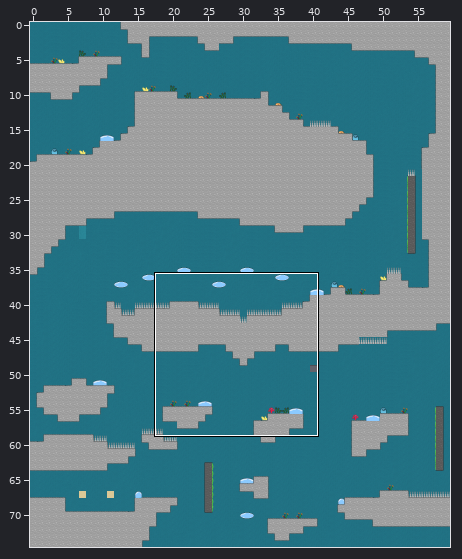
An edit to a level. Tiled map, maps/segunda_fase.tmx. The first picture is a wide view before the edit; the outline marks the close-up.
Close-up. Before the commit:
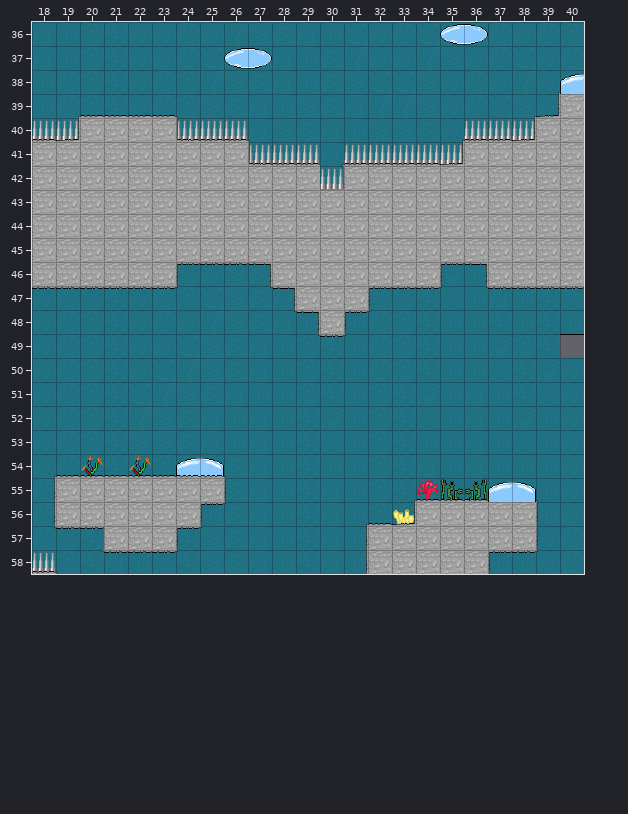
Cells are 32x32 px. Shown: x 18..40, y 36..58. The commit also changed other parts of the map, which this record leaves out.
New version:
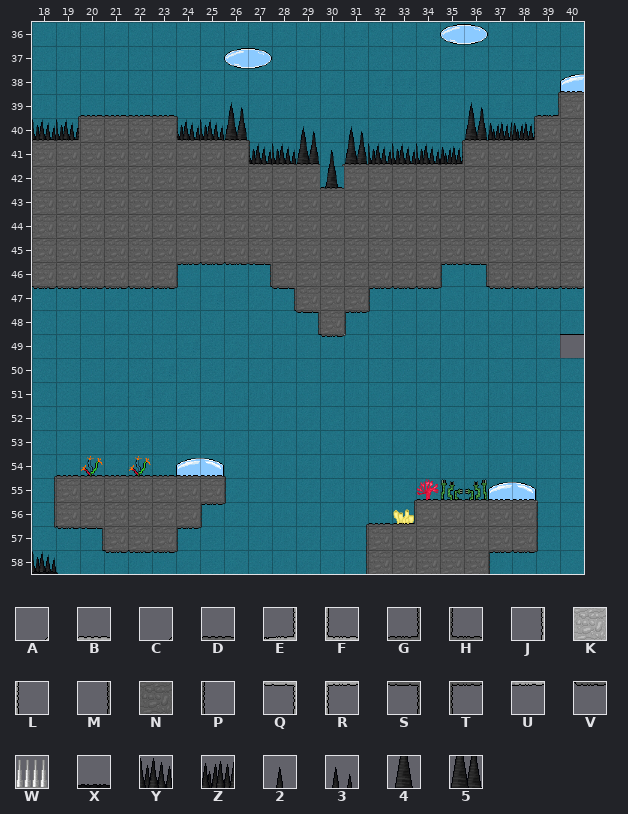
Key: from "Tiles_Fase1": A 1, B 2, C 6, D 7, E 11, F 13, G 16, H 18, J 20, K 22, L 24, M 25, N 27, P 29, Q 31, R 33, S 36, T 38, U 42, V 47, W 86; from "fase2_tilesset": X 2, Y 75, Z 76, 2 85, 3 86, 4 95, 5 96.
_ is an empty cell.
From old to new:
Layer "blocos":
y 39: x 26 _ -> 3; x 36 _ -> 3
y 40: x 18..19 WW -> YY; x 24..26 WWW -> YY5; x 29 _ -> 3; x 31 _ -> 3; x 36..38 WWW -> 5ZZ
y 41: x 27..35 WWW_WWWWW -> YY525YYYZ
y 42: x 30 W -> 4
y 58: x 18 W -> Y
Layer "floor":
y 38: x 40 _ -> D
y 39: x 20..23 BBBB -> DDDD; x 39..40 EK -> GN
y 40: x 18..26 BEKKKKFBB -> DGNNNNHDD; x 36..40 BBEKK -> DDGNN
y 41: x 18..40 KKKKKKKKKFBBABBBBEKKKKK -> NNNNNNNNNHDDCDDDDGNNNNN
y 42: x 18..40 KKKKKKKKKKKK_KKKKKKKKKK -> NNNNNNNNNNNNDNNNNNNNNNN
y 43..45: x 18..40 KKKKKKKKKKKKKKKKKKKKKKK -> NNNNNNNNNNNNNNNNNNNNNNN
y 46: x 18..40 KKKKKKRUUQKKKKKKKRQKKKK -> NNNNNNTVVSNNNNNNNTSNNNN
y 47: x 18..23 UUUUUU -> VVVVVV; x 28..34 QKKKRUU -> SNNNTVV; x 37..40 UUUU -> VVVV
y 48: x 29..31 QKR -> SNT
y 49: x 30 U -> V
y 54: x 19..25 BBBBBBB -> DDDDDDD
y 55: x 18..26 JKKKKKKKL -> MNNNNNNNP; x 34..38 BBB__ -> DDDDD
y 56: x 18..25 JKKKKKKR -> MNNNNNNT; x 32..39 BEKKKKKL -> DGNNNNNP
y 57: x 19..24 UUKKKR -> VSNNNT; x 31..39 JKKKKKKKL -> MNNNNNNNP
y 58: x 18 B -> X; x 21..23 UUU -> VVV; x 31..38 JKKKKKRU -> MNNNNNTV
Pixel boxes of the changes (left, top, right, bottom) in both close-ups:
changed: (32, 91, 584, 337)
changed: (32, 476, 226, 574)
changed: (366, 499, 538, 574)
